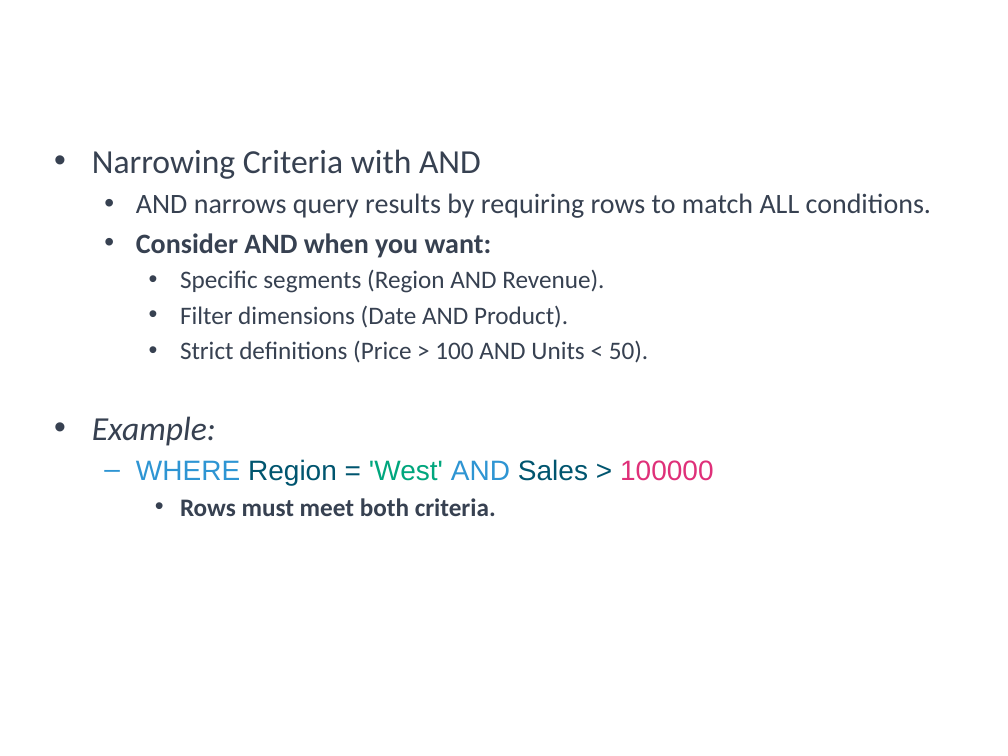
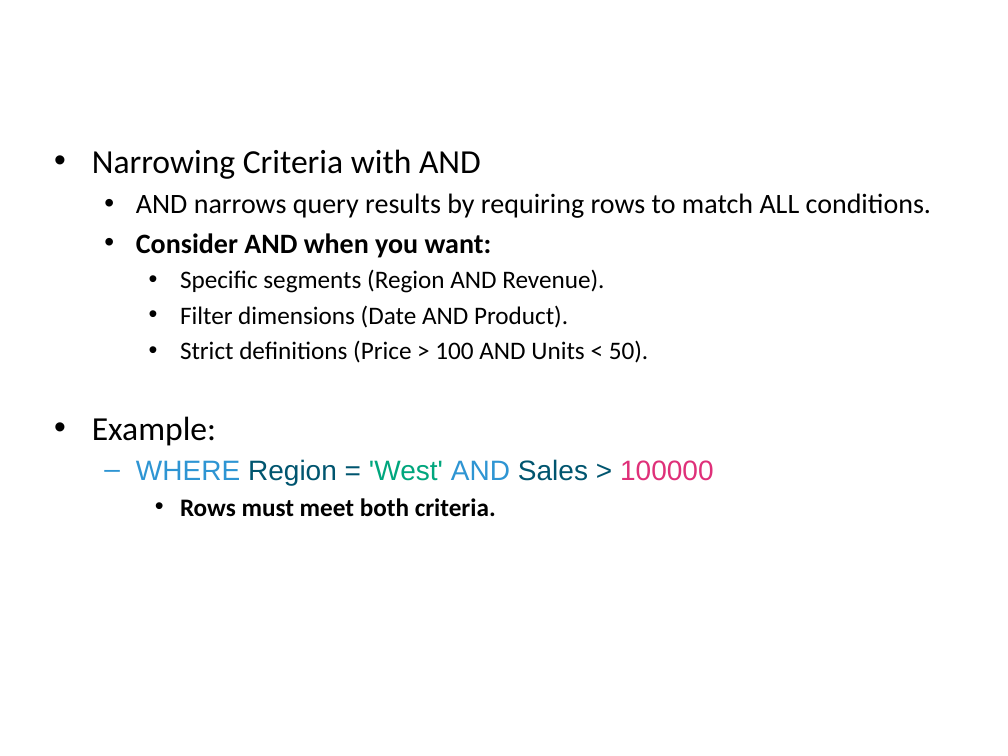
Before and after one commit to a099954/ABC-Program, a slide deck: slide 11 of SQL/Day 2 Filtering and Ordering/Filtering and Ordering.pptx (slide 12 before the commit). Drawn at 1008x756 pixels with LibreOffice and Linux fonts; fonts in the diff are those of the drawing; background and template pictures are left out. Boxes give left, top, right and bottom in pixels: in the first picture for what was removed or moved away, otherwise in the second. Text is boxed around its words. In the diff, an @@ line names an element or a change of style, - is before the commit and + after.

```diff
--- a/SQL/Day 2 Filtering and Ordering/Filtering and Ordering.pptx
+++ b/SQL/Day 2 Filtering and Ordering/Filtering and Ordering.pptx
@@ text at (92,149,931,517): text colour #374151 to #000000 in "Narrowing Criteria with AND", "AND narrows query results by requiring rows ...", "Consider AND when you want:", "Specific segments (Region AND Revenue)." and 4 more places; italic off in "Example:" @@
```
Also in this commit, not shown: 15 other slides changed, 4 slides removed, 19 other files.
